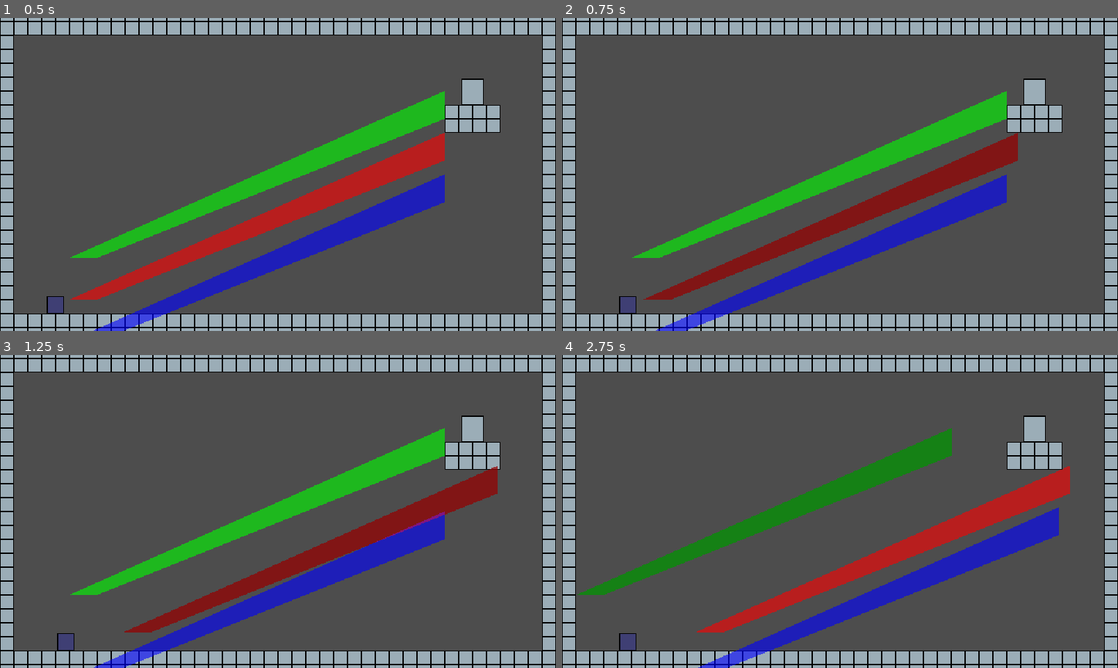
Above: before the commit, frames 1-4 (two rows, left to right).
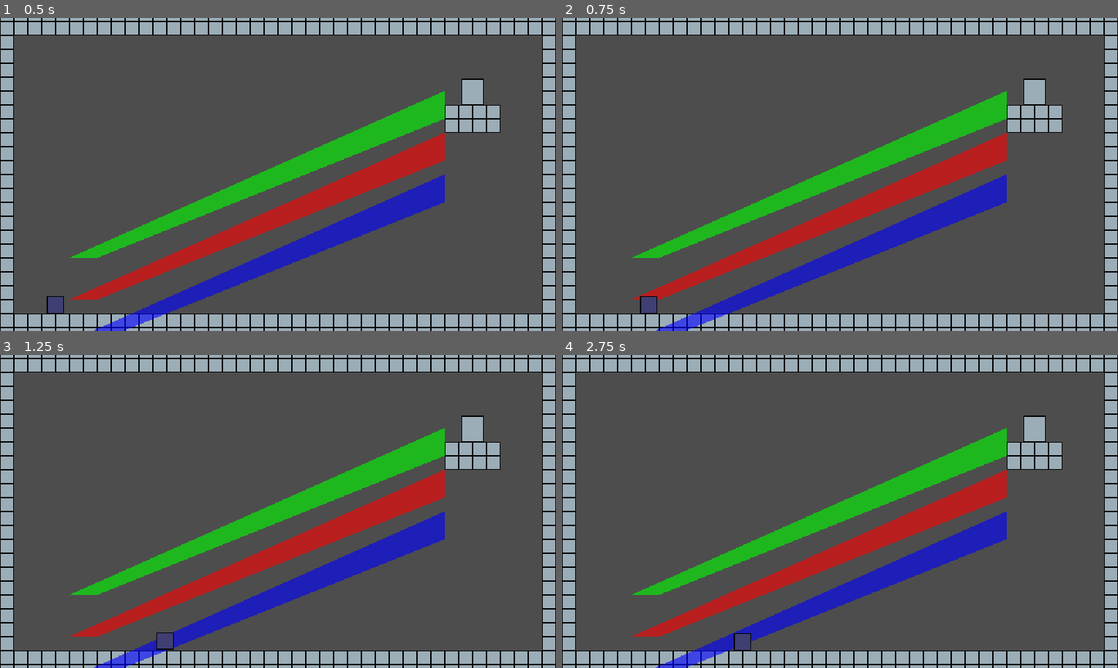
Above: after the commit, the same moments.

Repository: robotmaster/game-off-2026
Game: Godot game, scene res://scenes/rooms/room1.tscn
The game is run twice, just before and just after one commit, with the same random seed, the same clock (stepped at 60 frames per second) and the same inputs.
Inputs:
- Up to frame 1 (0.5 s): no input
- Up to frame 2 (0.75 s): tap Enter at 0.5 s; hold Right (right) from 0.53 s (still down); tap Tab (switch_edit, bound only before the commit) at 0.6 s
- Up to frame 3 (1.25 s): keep holding Right (right); tap Up (up) at 0.77 s
- Up to frame 4 (2.75 s): tap Tab (switch_edit, bound only before the commit) at 1.35, 2.1 s; tap Up (up) at 1.52 s; release Right (right) at 2.03 s; hold Left (left) from 2.03 s (still down)

Frame 1 is identical in both runs. In frame 2, 5.5% of the frame differs, in the area x 10-82%, y 36-95%; in frame 3, 8.1%; in frame 4, 23%, in the area x 2-92%, y 23-100%.
Error after the commit: Parse Error: Too few arguments for "clip_polygons()" call. Expected at least 2 but received 0. (res://scripts/polygon_other_draws.gd:9)

Commit message:
trying to clip polygons

Diff:
--- a/game-off-2026/project.godot
+++ b/game-off-2026/project.godot
@@ -58,8 +58,7 @@
 }
 switch_edit={
 "deadzone": 0.2,
-"events": [Object(InputEventKey,"resource_local_to_scene":false,"resource_name":"","device":-1,"window_id":0,"alt_pressed":false,"shift_pressed":false,"ctrl_pressed":false,"meta_pressed":false,"pressed":false,"keycode":0,"physical_keycode":4194306,"key_label":0,"unicode":0,"location":0,"echo":false,"script":null)
-]
+"events": []
 }
 
 [physics]
--- a/game-off-2026/scenes/room.tscn
+++ b/game-off-2026/scenes/room.tscn
@@ -21,6 +21,9 @@
 
 [sub_resource type="CanvasItemMaterial" id="CanvasItemMaterial_7dqbv"]
 blend_mode = 1
+
+[sub_resource type="CanvasItemMaterial" id="CanvasItemMaterial_ybpoa"]
+blend_mode = 2
 
 [sub_resource type="GDScript" id="GDScript_277jj"]
 script/source = "extends Camera2D
@@ -69,10 +72,13 @@
 [node name="IntersectionArea" type="StaticBody2D" parent="Polygons" unique_id=932035965]
 position = Vector2(11, -4)
 
-[node name="OtherDraws" type="Node2D" parent="Polygons" unique_id=1542420041 node_paths=PackedStringArray("Room")]
+[node name="CurrentPolygonOutline" type="Node2D" parent="Polygons" unique_id=1542420041 node_paths=PackedStringArray("Room")]
 unique_name_in_owner = true
 script = ExtResource("6_7dqbv")
 Room = NodePath("../..")
+
+[node name="Polygon2D" type="Polygon2D" parent="Polygons/CurrentPolygonOutline" unique_id=1055243958]
+material = SubResource("CanvasItemMaterial_ybpoa")
 
 [node name="Camera2D" type="Camera2D" parent="." unique_id=978009330]
 zoom = Vector2(3, 3)
--- a/game-off-2026/scenes/rooms/room1.tscn
+++ b/game-off-2026/scenes/rooms/room1.tscn
@@ -22,8 +22,8 @@
 color = Color(0, 1, 0, 1)
 polygon = PackedVector2Array(192, -64, 192, -96, -240, 96, -208, 96)
 
-[node name="Exit" parent="." index="4" unique_id=1218272071]
+[node name="Exit" parent="." index="3" unique_id=1218272071]
 position = Vector2(224, -80)
 
-[node name="Player" parent="." index="5" unique_id=1936053006]
+[node name="Player" parent="." index="4" unique_id=1936053006]
 position = Vector2(-256, 128)
--- a/game-off-2026/scripts/polygon_other_draws.gd
+++ b/game-off-2026/scripts/polygon_other_draws.gd
@@ -6,6 +6,7 @@
 const POLYGON_OUTLINE_WIDTH = 2.0
 
 func _process(_delta: float) -> void:
+	Geometry2D.clip_polygons()
 	queue_redraw()
 
 func _draw() -> void:
@@ -13,6 +14,11 @@
 	if current_editing == null:
 		return
 
+
 	for polygon_2d : Polygon2D in current_editing.get_children():
+
 		var polygon_array := polygon_2d.global_transform * polygon_2d.polygon
-		draw_colored_polygon(polygon_array, POLYGON_OUTLINE_COLOR)
+		$Polygon2D.polygon = polygon_array
+
+		for offset_polygon in Geometry2D.offset_polygon(polygon_array, -3):
+			draw_colored_polygon(offset_polygon, POLYGON_OUTLINE_COLOR)
